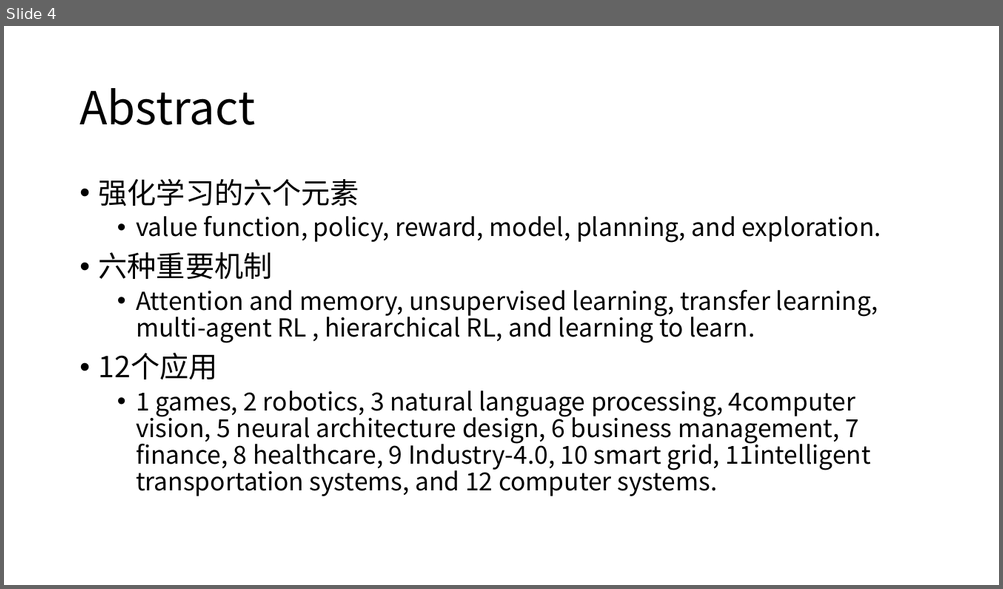
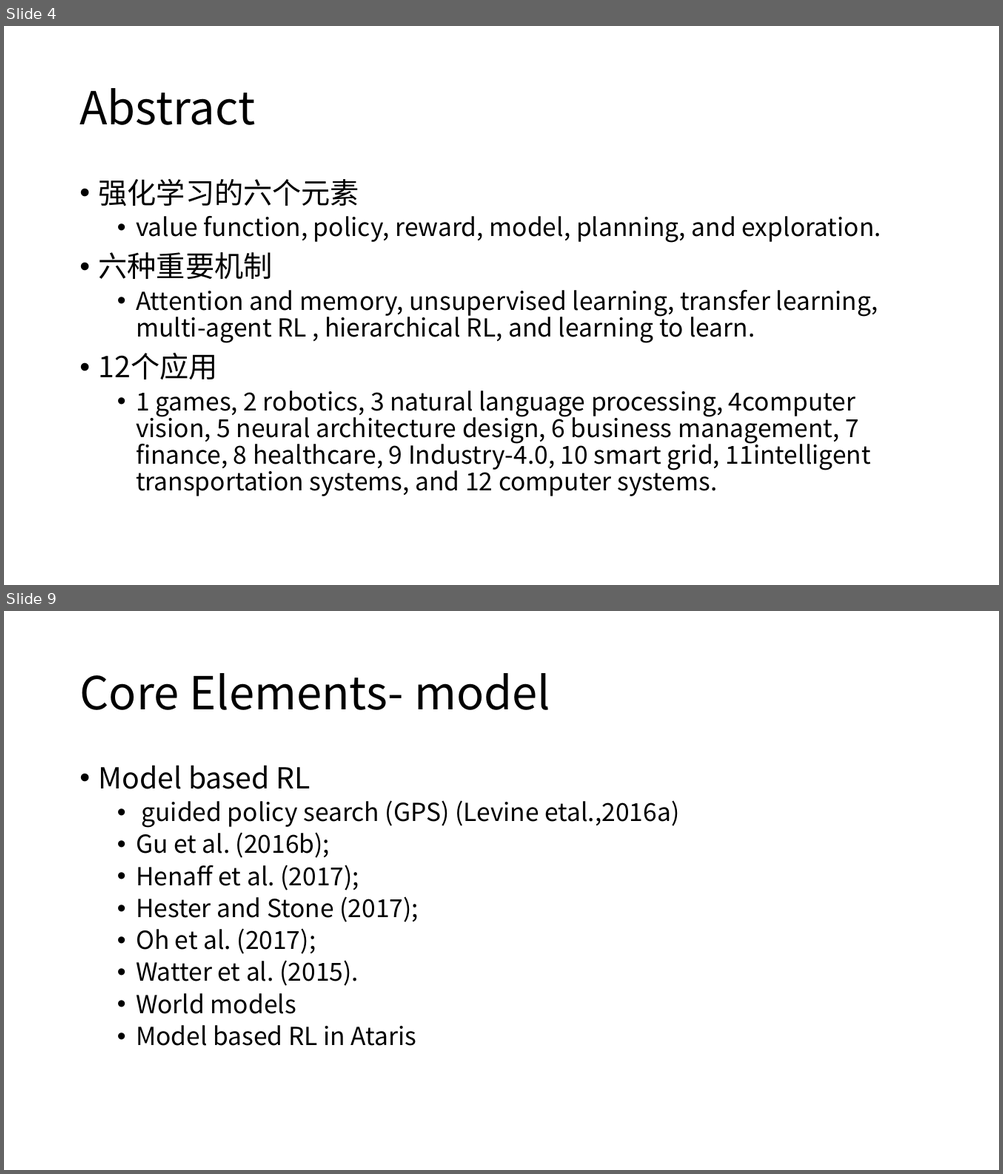
Before and after one commit to kangyongxin/0-RL-GameReviewPapers, a slide deck: Note_RLGameReviewPapers.pptx. Shown one above the other, each under a label of ours: slide 4 before the commit, slides 4 and 9 after it; the slides between them are not shown. The pictures are 1003x589 and 1003x1174 pixels, drawn with LibreOffice and Linux fonts; fonts in the diff are those of the drawing. Boxes give left, top, right and bottom in pixels: in the first picture for what was removed or moved away, otherwise in the second. Text is boxed around its words. In the diff, an @@ line names an element or a change of style, - is before the commit and + after.

```diff
--- a/Note_RLGameReviewPapers.pptx
+++ b/Note_RLGameReviewPapers.pptx
@@ slide 9 added at box(4, 611, 999, 1170), background #FFFFFF @@
@@ title added at box(79, 673, 550, 710), 44 pt, text #000000 @@
+Core Elements- model
@@ text added at box(99, 765, 679, 1046), 24 pt, text #000000 @@
+• Model based RL
+  • guided policy search (GPS) (Levine etal.,2016a)
+  • Gu et al. (2016b);
+  • Henaff et al. (2017);
+  • Hester and Stone (2017);
+  • Oh et al. (2017);
+  • Watter et al. (2015).
+  • World models
+  • Model based RL in Ataris
```
Also in this commit, not shown: 2 slides changed, 15 other slides added, 1 other file.
